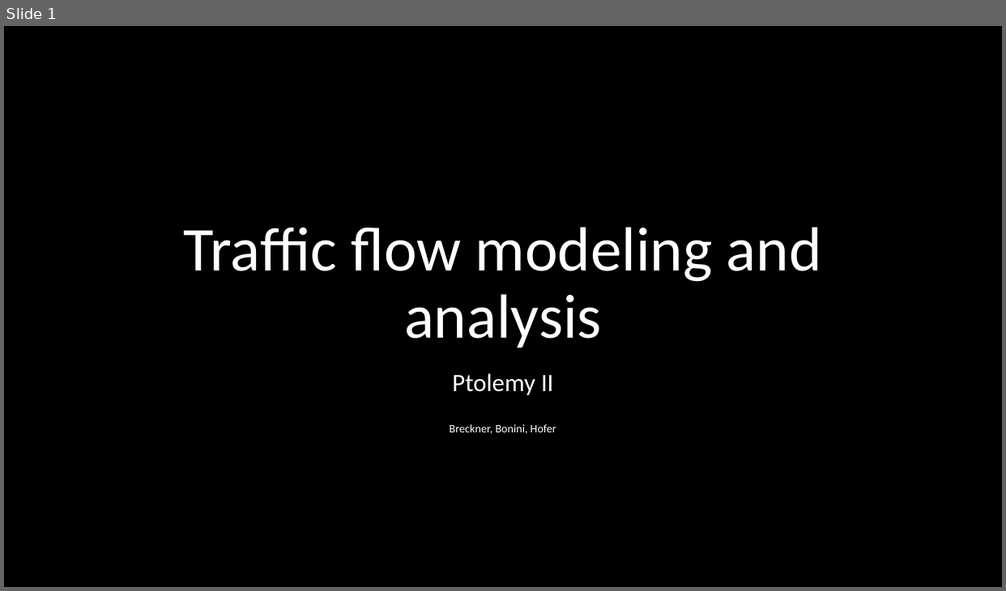
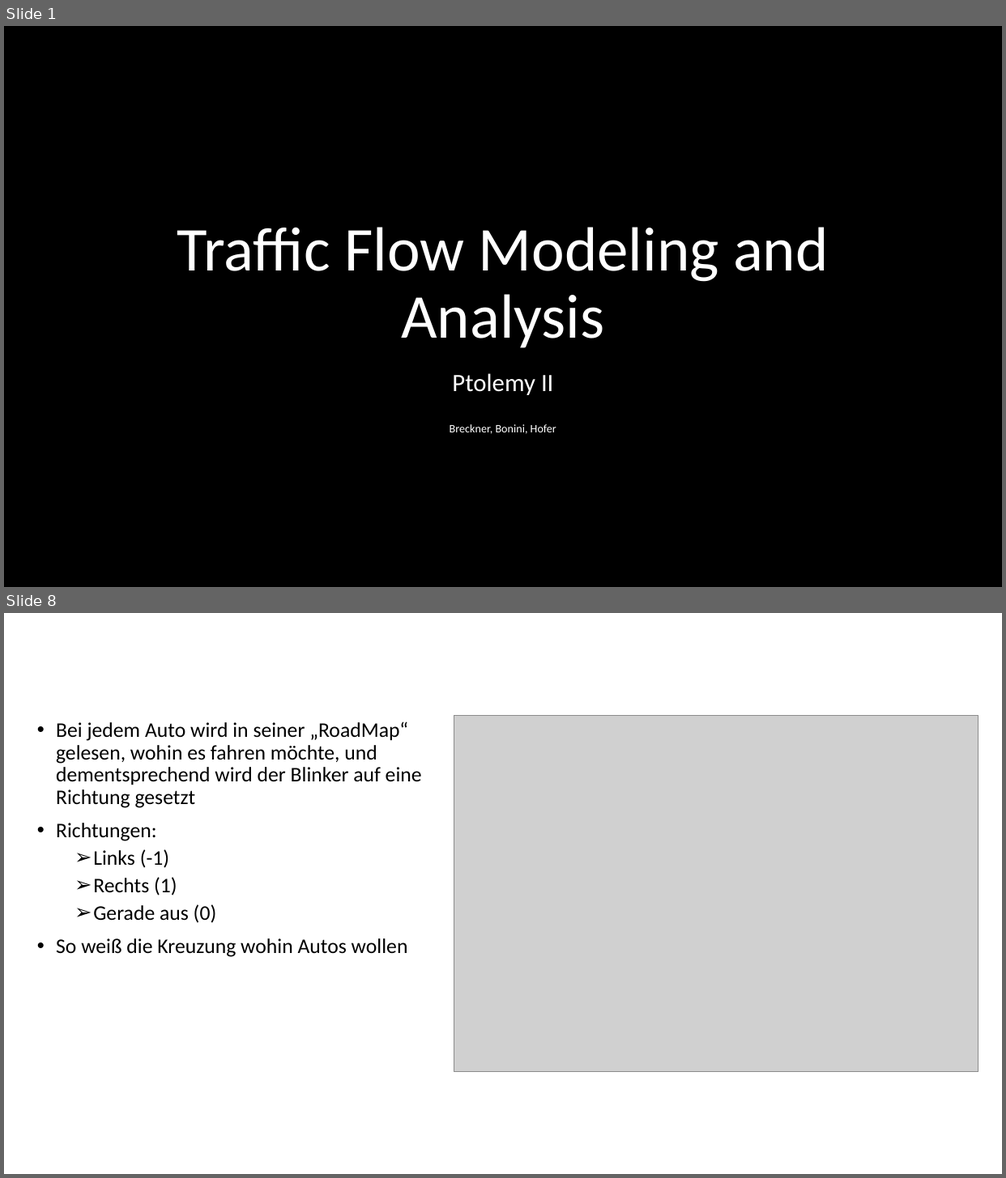
Before and after one commit to code-drey/car_simulation, a slide deck: Presentation/Traffic-flow-modeling-and-analysis.pptx. Shown one above the other, each under a label of ours: slide 1 before the commit, slides 1 and 8 after it; the slides between them are not shown. The pictures are 1006x591 and 1006x1178 pixels, drawn with LibreOffice and Linux fonts; fonts in the diff are those of the drawing; grey boxes stand for pictures; background and template pictures are left out. Boxes give left, top, right and bottom in pixels: in the first picture for what was removed or moved away, otherwise in the second. Text is boxed around its words. In the diff, an @@ line names an element or a change of style, - is before the commit and + after.

Commit message:
continued presentation and optimized road

```diff
--- a/Presentation/Traffic-flow-modeling-and-analysis.pptx
+++ b/Presentation/Traffic-flow-modeling-and-analysis.pptx
@@ slide 8 added at (4, 613, 1002, 1174), background #FFFFFF @@
@@ text added at (56, 722, 422, 957), 20 pt, text #000000 @@
+• Bei jedem Auto wird in seiner „RoadMap“ gelesen, wohin es fahren möchte, und dementsprechend wird der Blinker auf eine Richtung gesetzt
+• Richtungen:
+  ➢ Links (-1)
+  ➢ Rechts (1)
+  ➢ Gerade aus (0)
+• So weiß die Kreuzung wohin Autos wollen
@@ picture added at (454, 716, 978, 1072) @@
@@ slide 1 changed as well @@
@@ title at (177, 227, 829, 348): text changed @@
-Traffic flow modeling and analysis
+Traffic Flow Modeling and Analysis
```
Also in this commit, not shown: 1 other slide changed, 8 other slides added, 1 other file.
